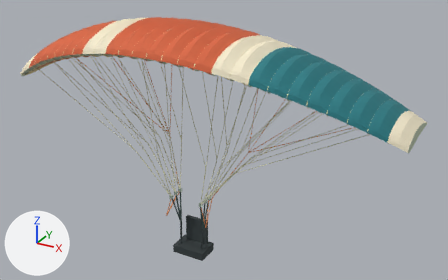
The glTF model shared/geometry/flight/parakite.glb, before and after one commit.
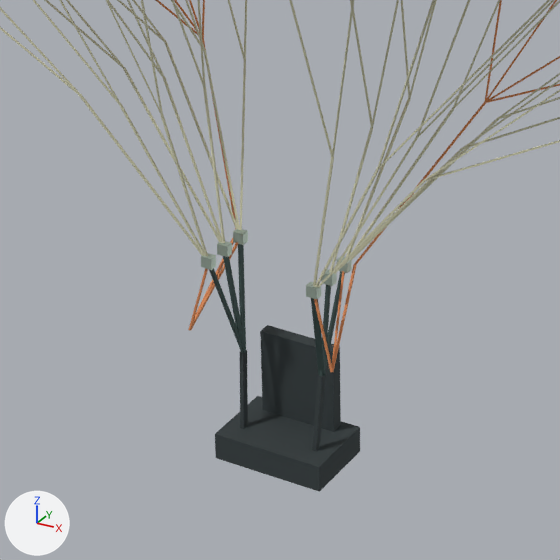
Old and new are each drawn whole from a 50 mm camera at (6.03, -9.55, 7.95) aimed at (0.59, 0.35, 3.0) and again close up on the part from 25% to 60% of the width and 44% to 100% of the height. Lighting does not change. The marker at lower left points along +X, +Y and +Z. The first two pictures are the older version. Vertices at exactly the same position are counted once.

Objects in the first close-up: 'parakite'.
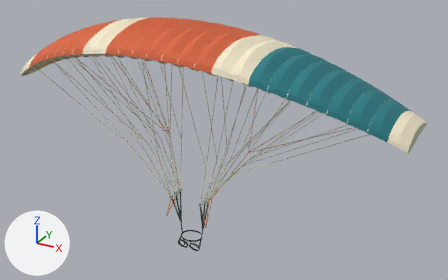
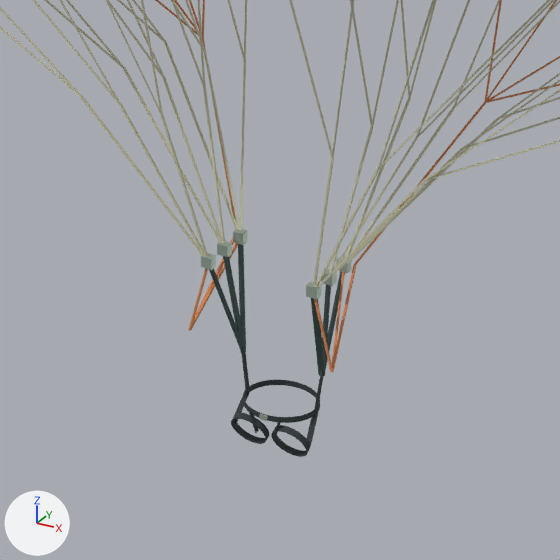
Edits to the bpy script that builds the scene:
```text
Change me_parakite:
    used by ob_parakite; location = (0.0, 0.0, 0.0)
    remove me_parakite.from_pydata(...)  # 5713 vertices, 8806 faces; spans x -4.26..4.25, y -1.3..1.27, z 0.38..5.44
    add me_parakite.from_pydata(...)  # 6125 vertices, 9804 faces; spans x -4.26..4.25, y -1.3..1.27, z 0.51..5.44
    me_parakite part 1: the loose piece of 8 vertices spanning x -0.28..-0.24, y -0.05..0.04, z 0.55..1.04 is copied, and the copy is multiplied about its middle by the matrix ((0.513, -0.005, -0.05), (0.004, 0.515, -0.011), (0.05, 0.011, 0.512)), then moved by (0.01, 0.01, 0.12); it spans x -0.27..-0.23, y -0.02..0.04, z 0.79..1.04
    me_parakite part 2: the loose piece of 8 vertices spanning x -0.36..-0.26, y -0.04..0.04, z 1.04..1.72 is copied, and the copy is multiplied about its middle by the matrix ((0.183, -0.005, 0.081), (0.0, -0.2, -0.012), (0.081, 0.011, -0.183)), then moved by (0.23, -0.18, -0.66), in mat_harness (dark grey #343d3f); it spans x -0.1..-0.06, y -0.19..-0.17, z 0.66..0.79
    me_parakite part 3: the loose piece of 8 vertices spanning x 0.24..0.28, y -0.05..0.04, z 0.55..1.04 is copied, and the copy is multiplied about its middle by the matrix ((0.513, 0.005, 0.05), (-0.004, 0.515, -0.011), (-0.05, 0.011, 0.512)), then moved by (-0.01, 0.01, 0.12); it spans x 0.23..0.27, y -0.02..0.04, z 0.79..1.04
    me_parakite part 4: the loose piece of 8 vertices spanning x 0.26..0.36, y -0.04..0.04, z 1.04..1.72 is copied, and the copy is multiplied about its middle by the matrix ((0.183, 0.005, -0.081), (0.0, -0.2, -0.012), (-0.081, 0.011, -0.183)), then moved by (-0.23, -0.18, -0.66), in mat_harness (dark grey #343d3f); it spans x 0.06..0.1, y -0.19..-0.17, z 0.66..0.79
    me_parakite part 5: a new loose piece of 128 vertices spanning x -0.26..-0.02, y -0.2..-0.06, z 0.51..0.75, in mat_harness (dark grey #343d3f)
    me_parakite part 6: a new loose piece of 128 vertices spanning x 0.02..0.26, y -0.2..-0.06, z 0.51..0.75, in mat_harness (dark grey #343d3f)
    me_parakite part 7
    13 vertices are removed from x -0.36..0.36, y -0.18..0.3, z 0.38..1.1
    35 faces are deleted
    19 vertices move from x -0.36..0.36, y -0.18..0.3, z 0.38..1.1 to x -0.02..0.24, y -0.21..0.0, z 0.77..0.81
    74 vertices are added at x -0.27..0.27, y -0.2..0.2, z 0.63..0.81
    7 new vertices lie (0.0, 0.0, 0.04) away from vertices in x -0.36..0.36, y 0.0..0.3, z 0.38..1.1
    5 new vertices lie (-0.04, -0.02, 0.0) away from vertices in x -0.25..0.25, y -0.16..0.26, z 0.55..1.1
    51 new vertices lie (0.0, 0.0, 0.04) away from vertices in x -0.24..0.24, y -0.2..0.2, z 0.77
    345 new faces join them, mat_harness (dark grey #343d3f)
    me_parakite part 8: 12 faces spanning x -0.02..0.02, y -0.21..-0.2, z 0.77..0.81 switch from mat_harness (dark grey #343d3f) to mat_maillons (grey #adbdb0)
```

Where the change shows, as pixel boxes [x1, y1, x2, y2] in the close-ups (560 x 560 px):
'parakite', reshaped
    before: [0, 0, 560, 492]
    after: [0, 0, 560, 457]
part 1 of me_parakite, added
    after: [241, 352, 249, 390]
part 2 of me_parakite, added
    after: [249, 411, 259, 433]
part 3 of me_parakite, added
    after: [314, 376, 324, 413]
part 4 of me_parakite, added
    after: [273, 420, 280, 439]
part 5 of me_parakite, added
    after: [231, 413, 269, 444]
part 6 of me_parakite, added
    after: [271, 425, 310, 457]
part 7 of me_parakite, cut back
    before: [215, 325, 360, 492]
    after: [234, 380, 320, 447]
part 8 of me_parakite, recoloured
    before: [240, 350, 248, 429]
    after: [260, 413, 267, 421]
